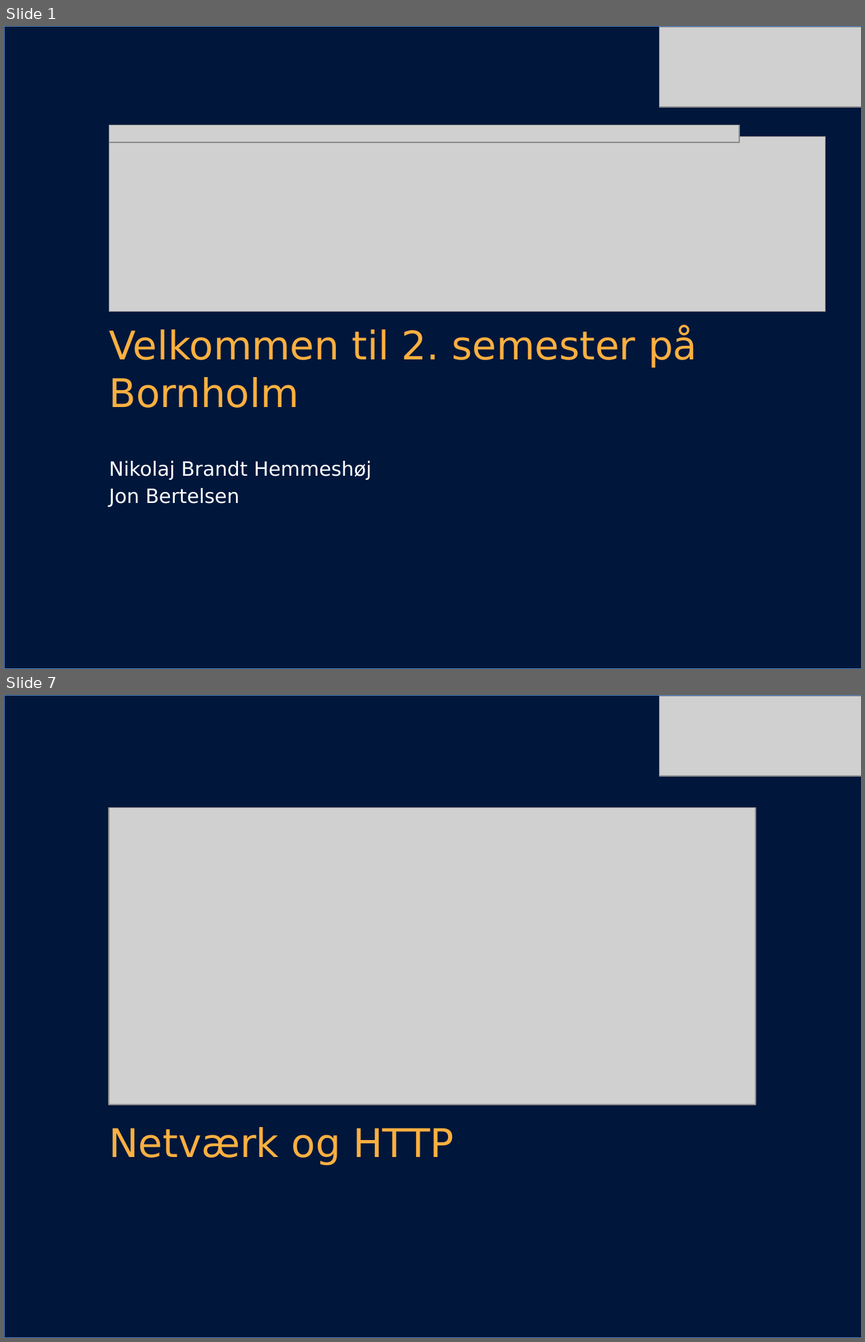
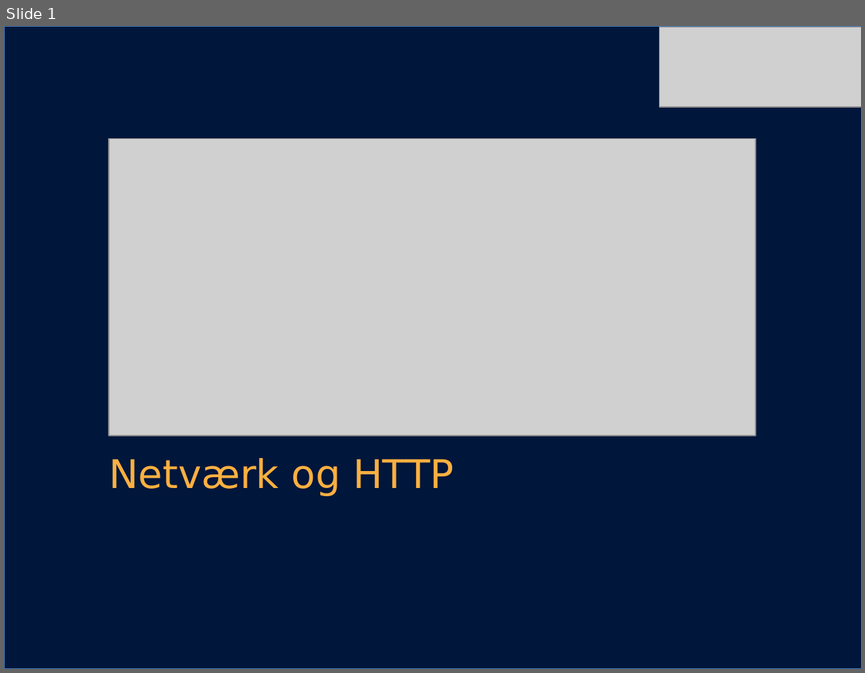
Before and after one commit to dat2Cph/content, a slide deck: http_network/network_http.pptx. Shown one above the other, each under a label of ours: slides 1 and 7 before the commit, slide 1 after it; the slides between them are not shown. The pictures are 865x1342 and 865x673 pixels, drawn with LibreOffice and Linux fonts; fonts in the diff are those of the drawing; grey boxes stand for pictures; background and template pictures are left out. Boxes give left, top, right and bottom in pixels: in the first picture for what was removed or moved away, otherwise in the second. Text is boxed around its words. In the diff, an @@ line names an element or a change of style, - is before the commit and + after.

```diff
--- a/http_network/network_http.pptx
+++ b/http_network/network_http.pptx
@@ slide 1 removed at (4, 26, 861, 669), background #FFFFFF @@
@@ rectangle removed at (4, 26, 861, 669) @@
@@ picture removed at (660, 27, 861, 106) @@
@@ picture removed at (109, 125, 739, 143) @@
@@ picture removed at (109, 136, 825, 312) @@
@@ text removed at (109, 327, 697, 407) @@
-Velkommen til 2. semester på Bornholm
@@ text removed at (109, 461, 371, 507) @@
-Nikolaj Brandt Hemmeshøj
-Jon Bertelsen
@@ what was slide 7 is now slide 1 @@
```
Also in this commit, not shown: 2 slides changed, 5 other slides removed, 2 other files.
